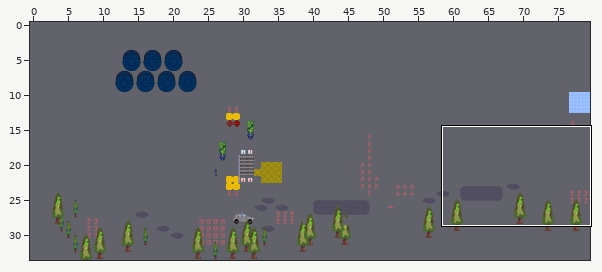
Tiled map (JSON): maps/zl-outside.json. Above: a wide view before the commit, with the close-up outlined.
Close-up. First the earlier version:
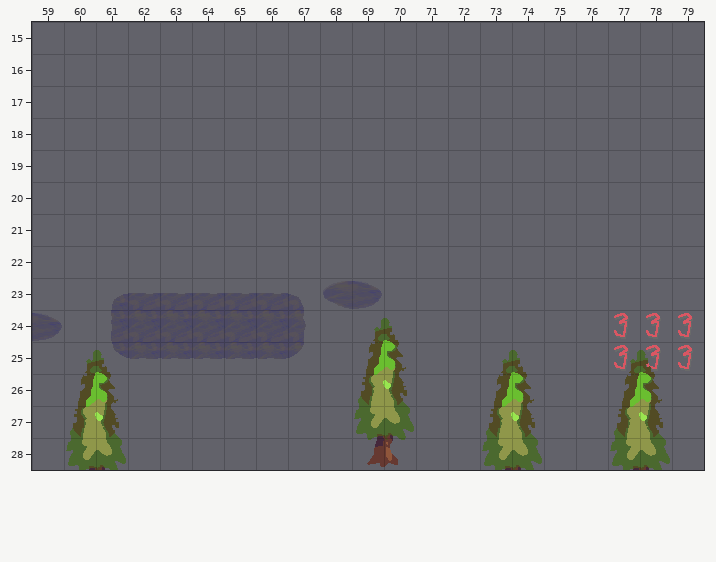
Cells are 32x32 px. Shown: x 59..79, y 15..28. The commit also changed other parts of the map, which this record leaves out.
Now the later version:
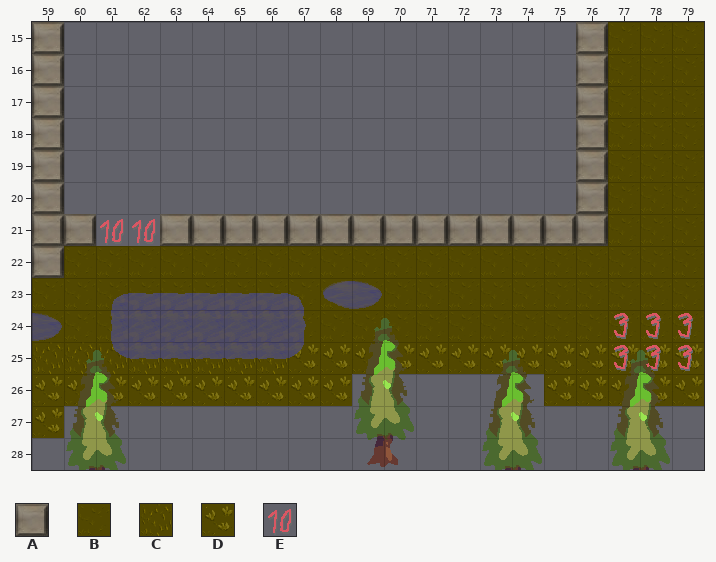
Key: from "floortileset": A 35, B 48, C 49, D 51; from "z-Labor": E 9.
_ is an empty cell.
Tiles of an added or newly shown layer are drawn over the layers below it.
Difference:
Layer "floor" (now shown):
The edit adds tile A in rows 15 to 20 at x 59 and 76; in row 21 at x 59 to 60 and 63 to 76; in row 22 at x 59.
The edit adds tile B in rows 15 to 21 at x 77 to 79; in row 22 at x 60 to 79; in row 23 at x 59 to 79; in row 24 at x 59 to 61 and 67 to 79.
The edit adds tile C in row 25 at x 59 to 66.
The edit adds tile D in row 25 at x 67 to 79; in row 26 at x 59 to 68 and 75 to 79; in row 27 at x 59.
The edit adds tile E in row 21 at x 61 to 62.
Where, in picture pixels (left, top, right, bottom), the same in both close-ups:
added: (32, 22, 704, 438)
